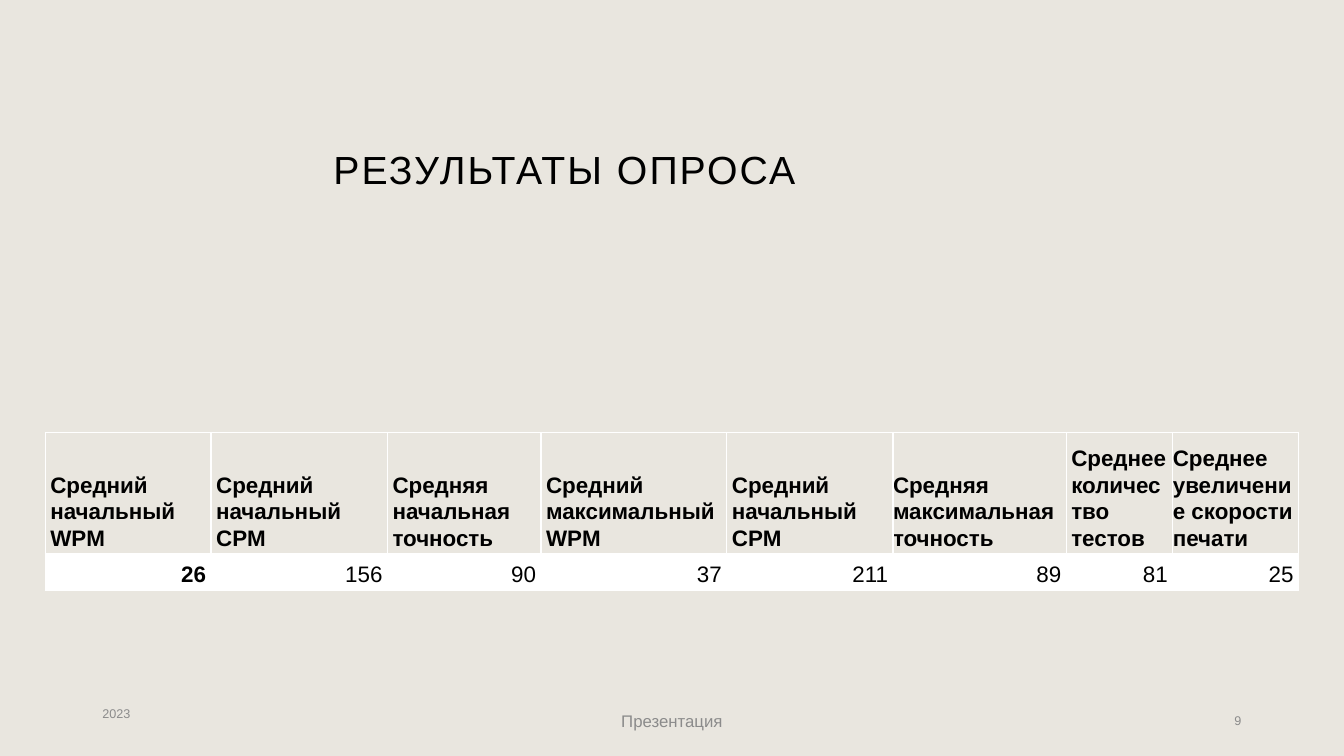
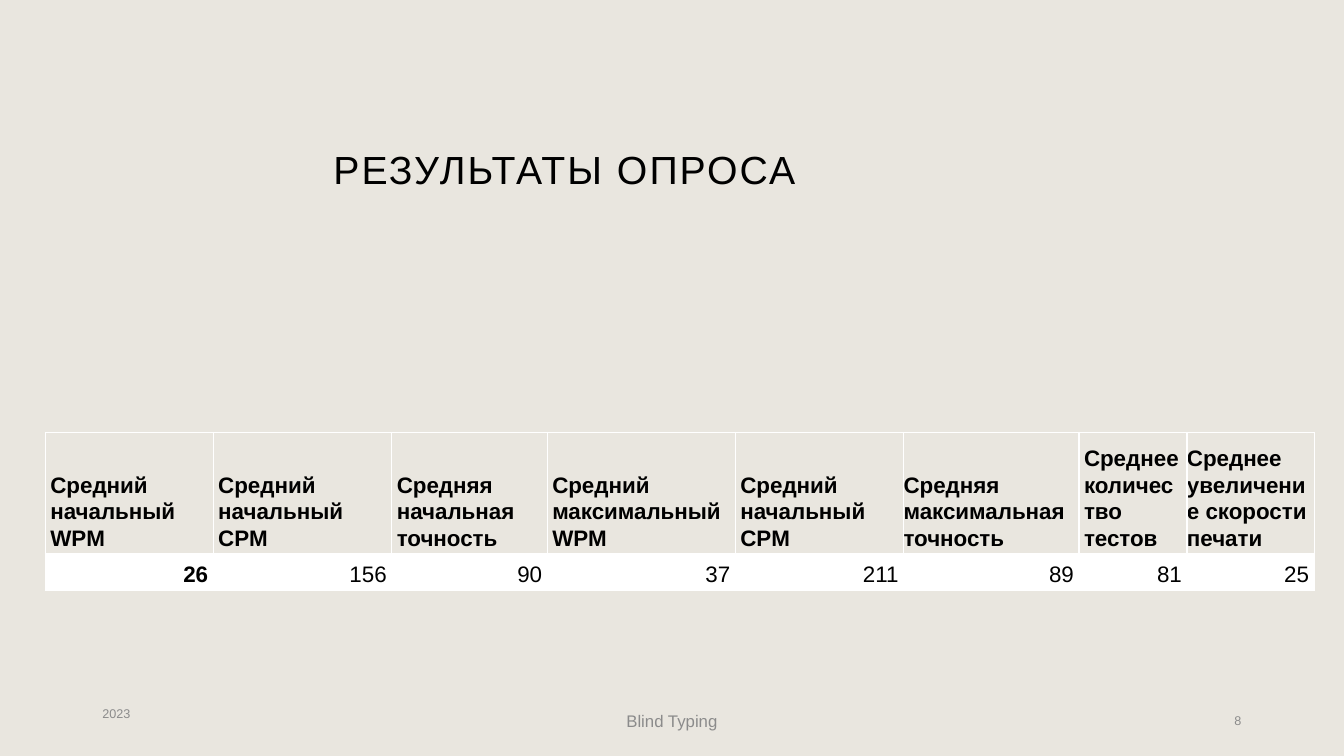
Before and after one commit to kblc9l/pythonProject, a slide deck: slide 8 of for_presentation_project/Blind Typing.pptx (slide 9 before the commit). Drawn at 1344x756 pixels with LibreOffice and Linux fonts; fonts in the diff are those of the drawing; background and template pictures are left out. Boxes give left, top, right and bottom in pixels: in the first picture for what was removed or moved away, otherwise in the second. Text is boxed around its words. In the diff, an @@ line names an element or a change of style, - is before the commit and + after.

```diff
--- a/for_presentation_project/Blind Typing.pptx
+++ b/for_presentation_project/Blind Typing.pptx
@@ table: place and size @@
-table at (45,433,1300,590)
+table at (45,433,1315,590)
@@ text at (626,715,717,731): text changed @@
-Презентация
+Blind Typing
```
Also in this commit, not shown: 6 other slides changed, 1 slide removed, 1 other file.
